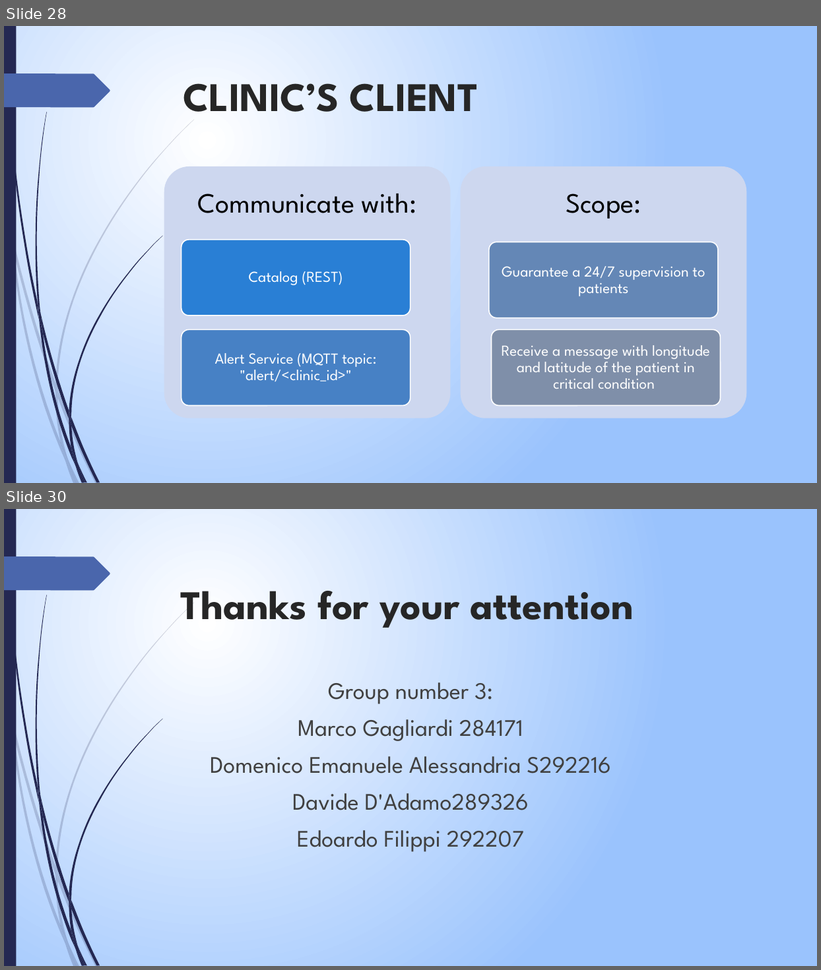
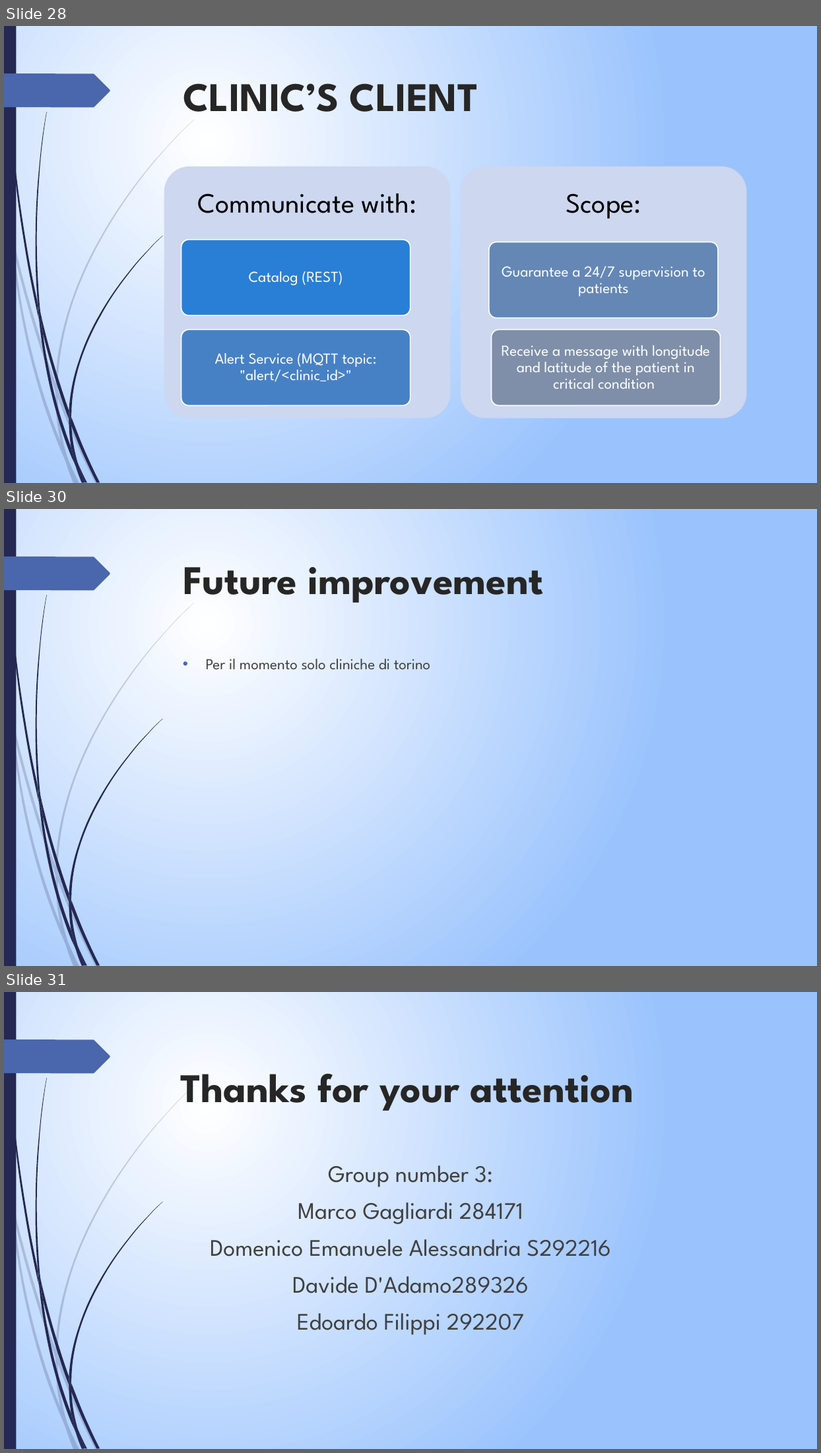
Before and after one commit to edo98811/IoT_project, a slide deck: Documenti/progetto_finale_last.pptx. Shown one above the other, each under a label of ours: slides 28 and 30 before the commit, slides 28, 30 and 31 after it; the slides between them are not shown. The pictures are 821x970 and 821x1453 pixels, drawn with LibreOffice and Linux fonts; fonts in the diff are those of the drawing. Boxes give left, top, right and bottom in pixels: in the first picture for what was removed or moved away, otherwise in the second. Text is boxed around its words. In the diff, an @@ line names an element or a change of style, - is before the commit and + after.

```diff
--- a/Documenti/progetto_finale_last.pptx
+++ b/Documenti/progetto_finale_last.pptx
@@ slide 30 added at [4,509,817,966], background gradient #FFFFFF to #9BC3FE; not listed: 24 template elements that a slide beside it also shows @@
@@ title added at [183,567,544,603], 48 pt, text #262626, bold @@
+Future improvement
@@ text added at [206,659,430,670], 18 pt, text #404040 @@
+• Per il momento solo cliniche di torino
@@ what was slide 30 is now slide 31 @@
```
Also in this commit, not shown: 3 slides changed.
